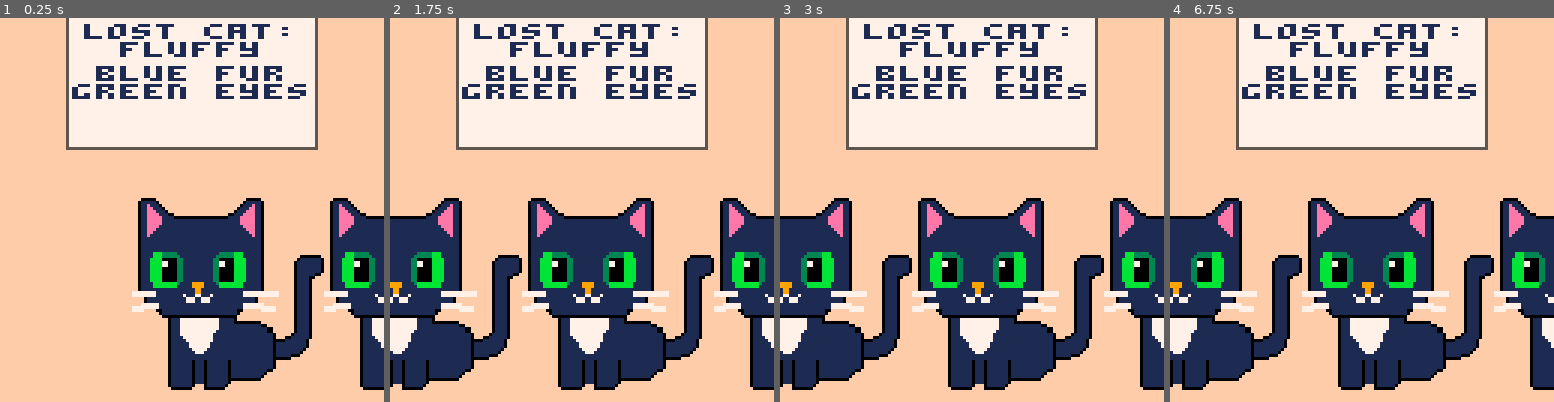
Above: before the commit, frames 1-4 (left to right).
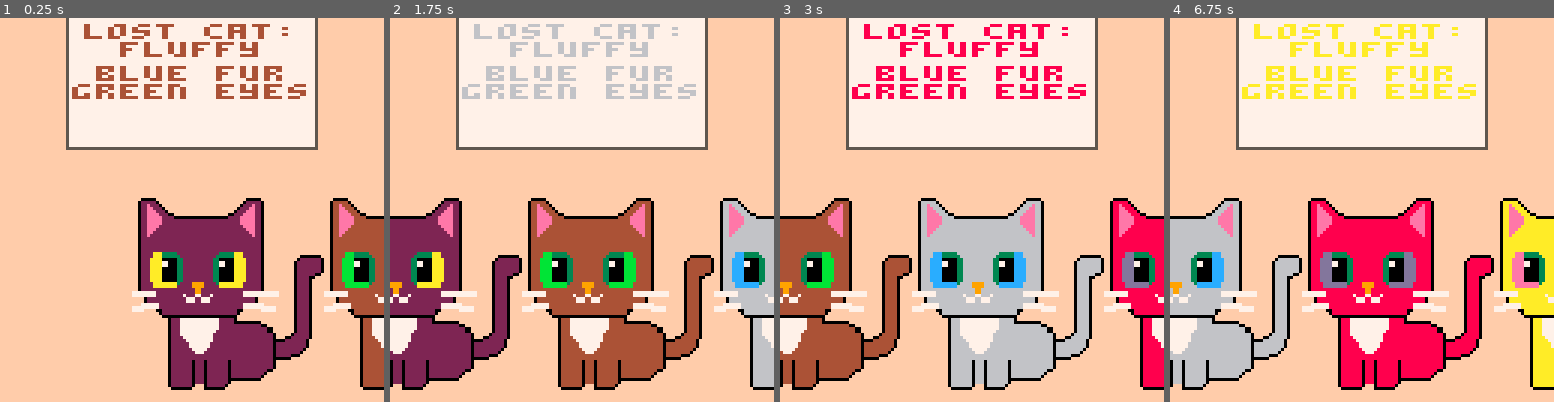
Above: after the commit, the same moments.

Repository: pcal43/pico8-papurrs-please
Game: PICO-8 cartridge pico8-home/carts/lost-cats.p8
Two runs of this game, one before a commit and one after it. Both use one fixed random seed, a clock stepped at 60 frames per second and the inputs below.
Inputs:
- Up to frame 1 (0.25 s): no input
- Up to frame 2 (1.75 s): hold Right from 1.6 s (still down)
- Up to frame 3 (3 s): release Right at 2.1 s; hold Right from 2.47 s (still down)
- Up to frame 4 (6.75 s): release Right at 3.03 s; hold Left 3.08-3.58 s; hold Right 4.02-4.68 s; hold Left 5.08-5.68 s; hold Right 6.08-6.58 s; hold Right from 6.63 s (still down)

The runs differ from the first frame. In frame 1, 17% of the frame differs, in the area x 18-100%, y 1-97%; in frame 2, 24%; in frame 3, 25%; in frame 4, 25%, in the area x 0-100%, y 1-97%.

Commit message:
checkpoint

Diff:
--- a/pico8-home/carts/src/Cat.lua
+++ b/pico8-home/carts/src/Cat.lua
@@ -1,4 +1,9 @@
-LEVELS = nil
+
+TraitKeys = {
+    FUR_COLOR = 1,
+    EYE_COLOR = 2
+}
+
 
 CatType = {}
 CatType.new = function(spriteId)
@@ -6,9 +11,12 @@
     self.spriteId = spriteId
 
     -- draws the cat with it bottom middle point centered on the given coordinates
-    function self.draw(x, y)
+    function self.draw(x, y, traits)
         palt(0, false) -- black is black, beige is transparent
         palt(15, true)
+        pal(1, traits[TraitKeys.FUR_COLOR])
+        pal(11, traits[TraitKeys.EYE_COLOR])
+
         spr(self.spriteId, x - 64 / 2, y - 64, 8, 8)
         palt(15, false) -- reset
         palt(0, true)
@@ -21,14 +29,14 @@
 
 
 Cat = {}
-Cat.new = function(catType)
+Cat.new = function(catType, traits)
     local self = {}
     self.catType = catType
+    self.traits = traits
     self.name = "???"
 
-
     function self.draw(x, y)
-        self.catType.draw(x, y)
+        self.catType.draw(x, y, traits)
     end
 
     return self
--- a/pico8-home/carts/src/GameScreen.lua
+++ b/pico8-home/carts/src/GameScreen.lua
@@ -8,7 +8,8 @@
 
     self.catList = {}
     for i=1,5 do
-        self.catList[i] = Cat.new(TUXEDO_CAT)
+        local traits = { [TraitKeys.FUR_COLOR] = i * 2 , [TraitKeys.EYE_COLOR] = i + 9}
+        self.catList[i] = Cat.new(TUXEDO_CAT, traits)
     end
 
     function self.show()
